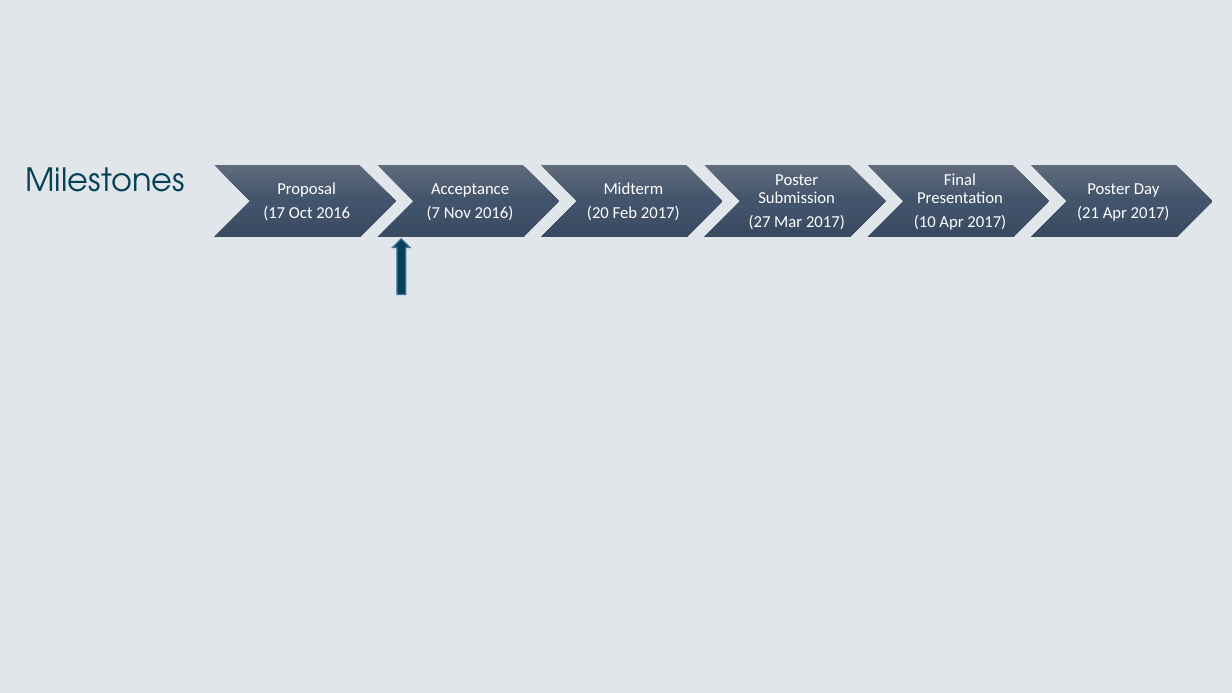
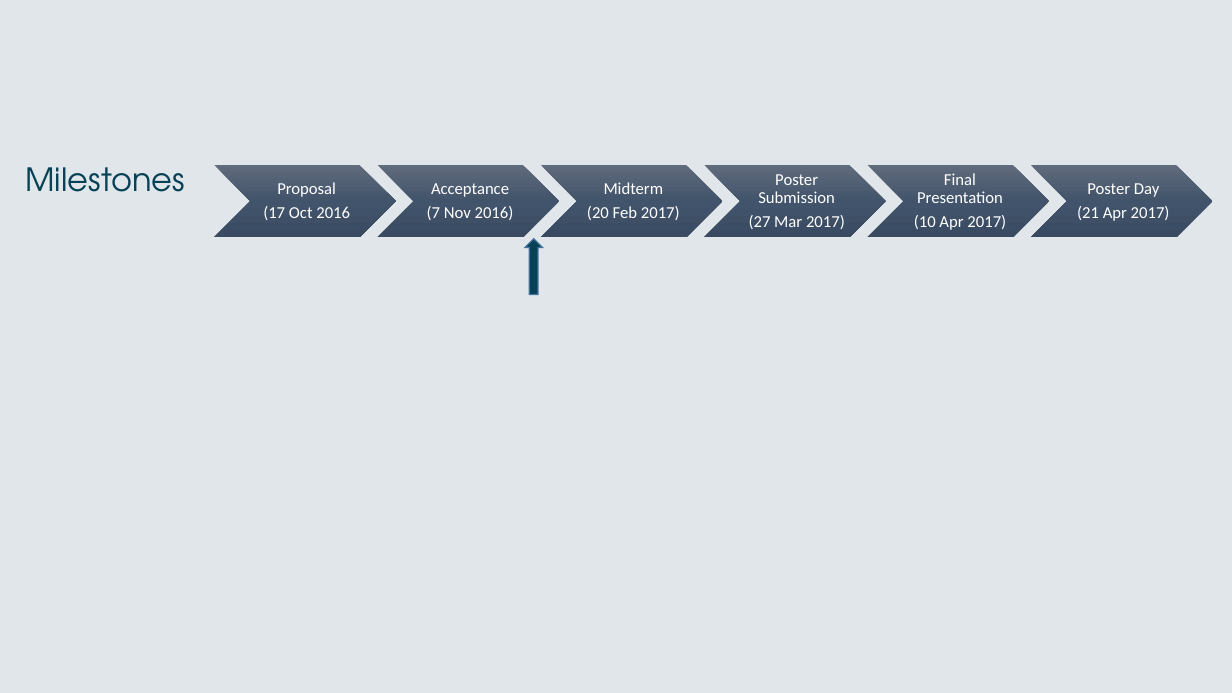
Before and after one commit to aloysiuslam2014/AMKTHKH, a slide deck: slide 4 of documentation/Wiki/content creation/wiki stuff.pptx. Drawn at 1232x693 pixels with LibreOffice and Linux fonts; fonts in the diff are those of the drawing. Boxes give left, top, right and bottom in pixels: in the first picture for what was removed or moved away, otherwise in the second. Text is boxed around its words. In the diff, an @@ line names an element or a change of style, - is before the commit and + after.

```diff
--- a/documentation/Wiki/content creation/wiki stuff.pptx
+++ b/documentation/Wiki/content creation/wiki stuff.pptx
@@ up arrow: place and size @@
-up arrow at [393,238,410,294]
+up arrow at [525,238,543,294]
```
Also in this commit, not shown: 1 other slide changed, 5 other files.
